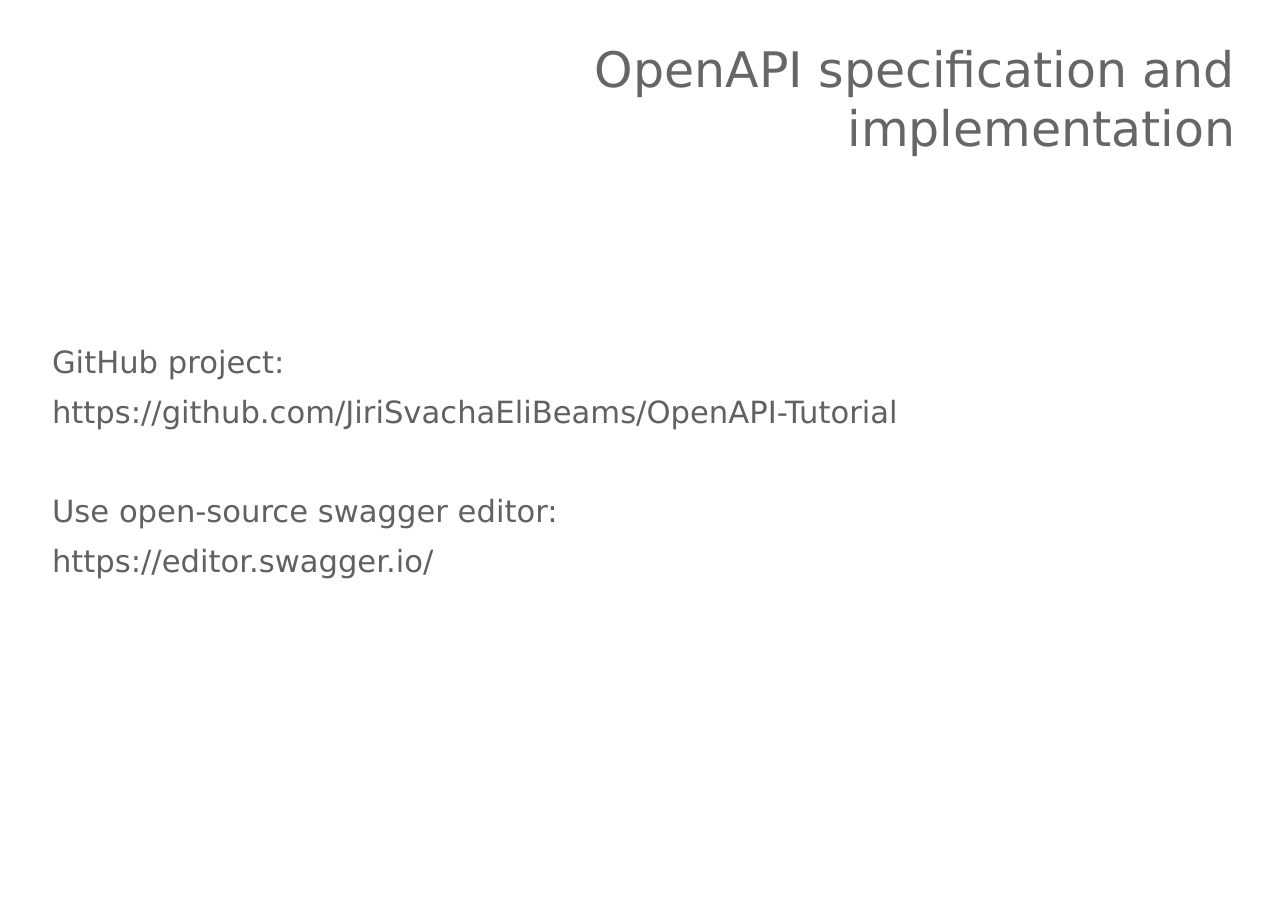
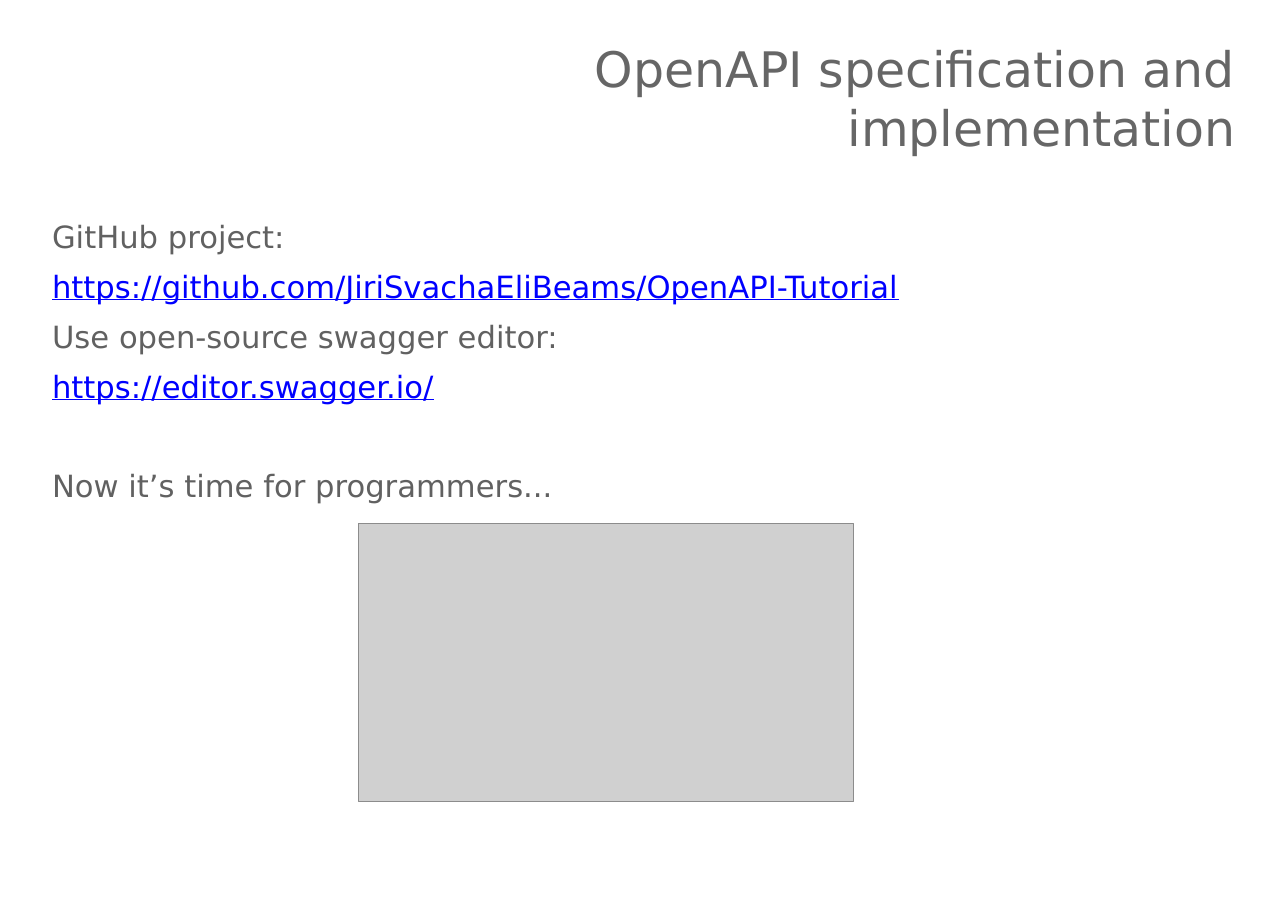
Before and after one commit to svachaj/OpenAPI-Tutorial, a slide deck: slide 10 of PCaPAC-tutorial-openapi.pptx (slide 9 before the commit). Drawn at 1288x911 pixels with LibreOffice and Linux fonts; fonts in the diff are those of the drawing; grey boxes stand for pictures; background and template pictures are left out. Boxes give left, top, right and bottom in pixels: in the first picture for what was removed or moved away, otherwise in the second. Text is boxed around its words. In the diff, an @@ line names an element or a change of style, - is before the commit and + after.

```diff
--- a/PCaPAC-tutorial-openapi.pptx
+++ b/PCaPAC-tutorial-openapi.pptx
@@ text at (x1=52, y1=274, x2=898, y2=405): text colour #616161 to #0000FF, underline on in "https://github.com/JiriSvachaEliBeams/OpenAPI-Tutorial", "https://editor.swagger.io/" @@
@@ text at (x1=52, y1=473, x2=552, y2=504): paragraph added @@
+Now it’s time for programmers...
@@ picture added at (x1=359, y1=523, x2=854, y2=802) @@
```
Also in this commit, not shown: 4 other slides changed, 1 slide added.
